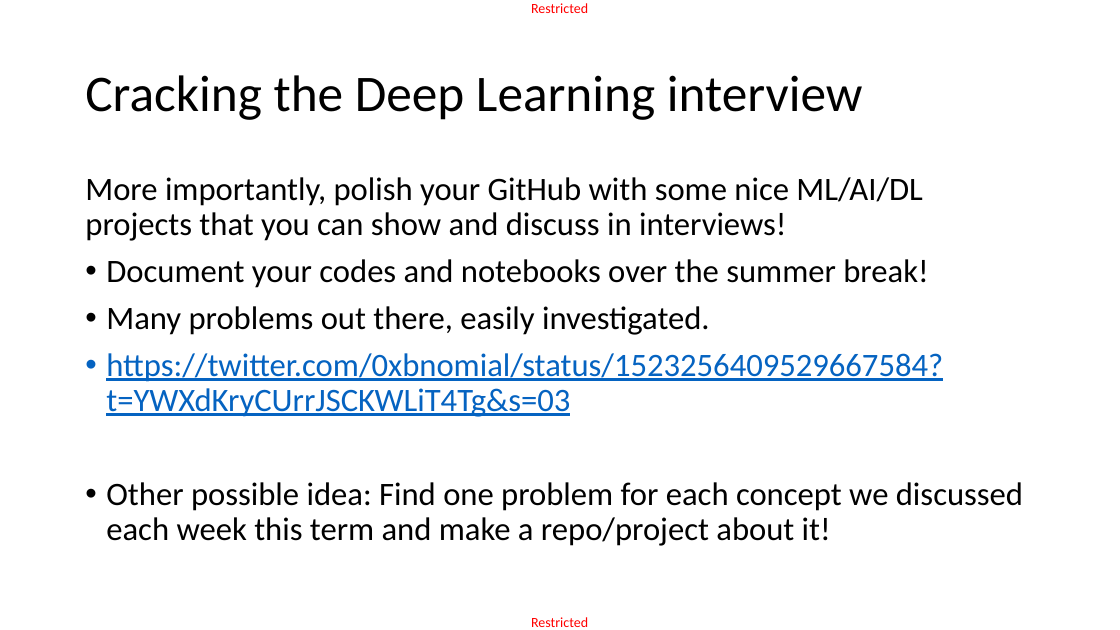
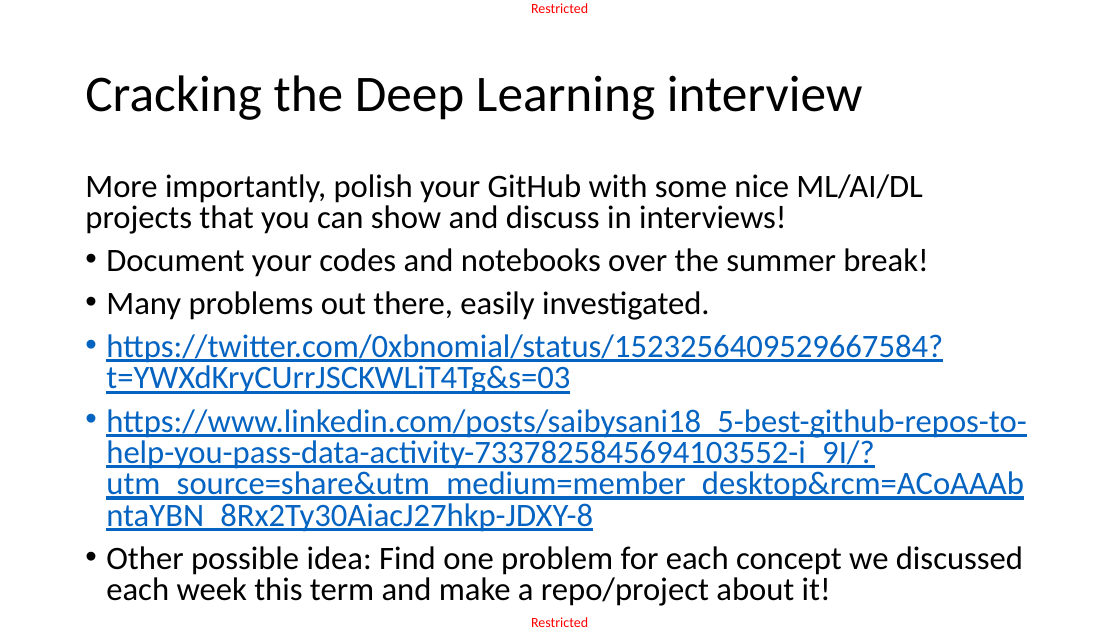
Before and after one commit to matthieudemari/SUTD_DL_50_039, a slide deck: slide 38 of W13/W13S1/W13End.pptx (slide 36 before the commit). Drawn at 1120x630 pixels with LibreOffice and Linux fonts; fonts in the diff are those of the drawing. Boxes give left, top, right and bottom in pixels: in the first picture for what was removed or moved away, otherwise in the second. Text is boxed around its words. In the diff, an @@ line names an element or a change of style, - is before the commit and + after.

```diff
--- a/W13/W13S1/W13End.pptx
+++ b/W13/W13S1/W13End.pptx
@@ text at (85, 174, 1023, 606): line spacing 0.9 to 0.8 @@
@@ text at (106, 409, 1026, 532): paragraph added @@
+• https://www.linkedin.com/posts/saibysani18_5-best-github-repos-to-help-you-pass-data-activity-7337825845694103552-i_9I/?utm_source=share&utm_medium=member_desktop&rcm=ACoAAAbntaYBN_8Rx2Ty30AiacJ27hkp-JDXY-8
```
Also in this commit, not shown: 8 other slides changed, 2 slides added, 3 other files.
